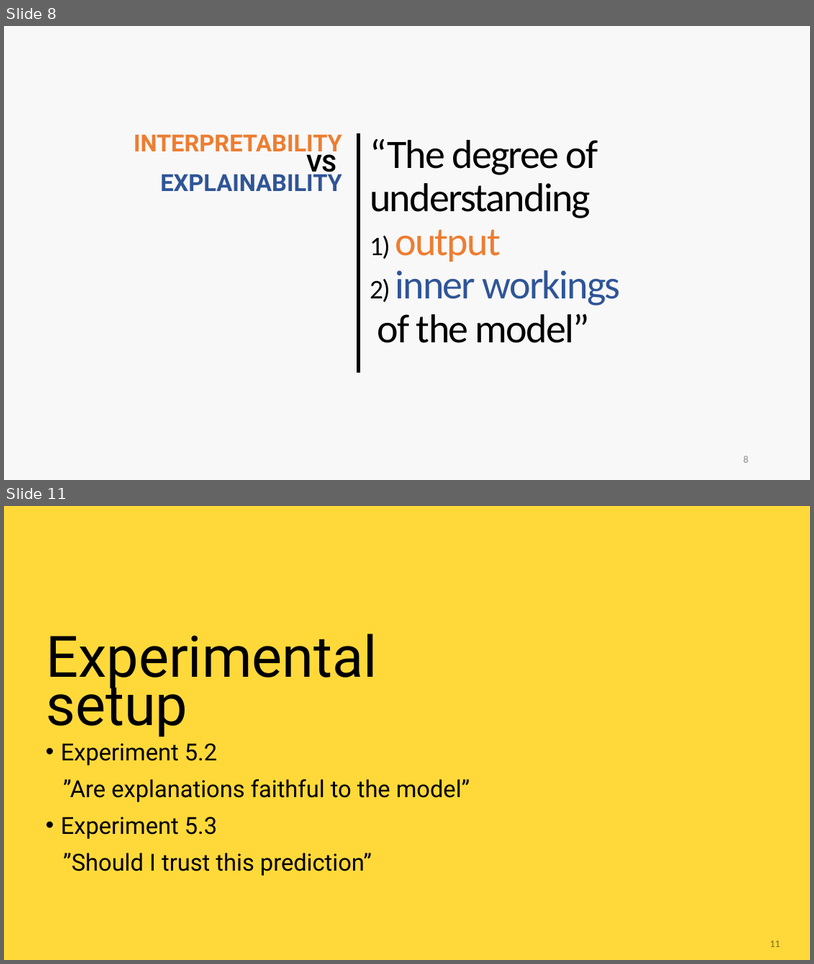
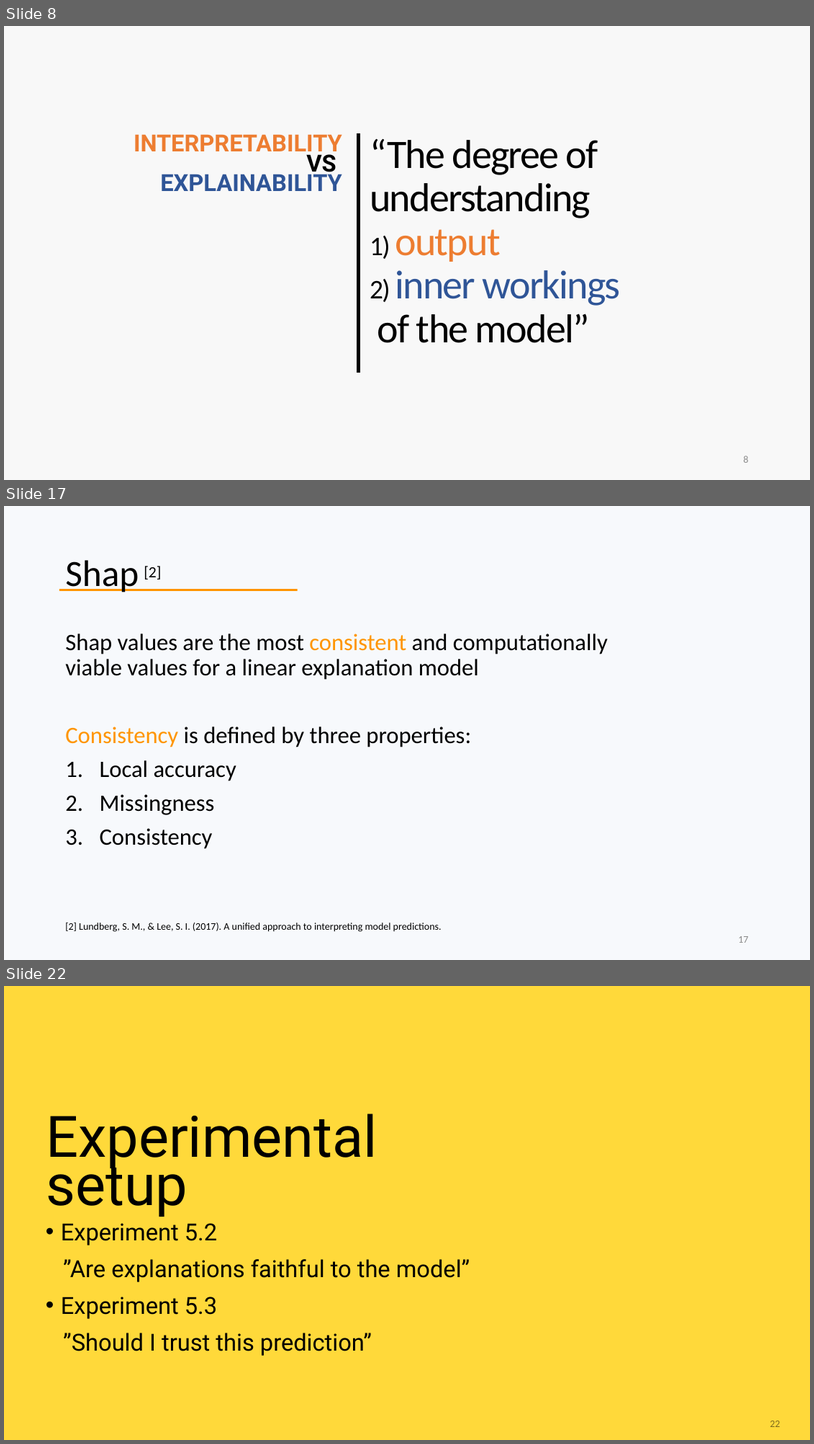
Before and after one commit to marnixm/lime_experiments, a slide deck: _Presentation/Thesis Marnix Maas (2020) - An assessment of black box model explainers.pptx. Shown one above the other, each under a label of ours: slides 8 and 11 before the commit, slides 8, 17 and 22 after it; the slides between them are not shown. The pictures are 814x964 and 814x1444 pixels, drawn with LibreOffice and Linux fonts; fonts in the diff are those of the drawing; background and template pictures are left out. Boxes give left, top, right and bottom in pixels: in the first picture for what was removed or moved away, otherwise in the second. Text is boxed around its words. In the diff, an @@ line names an element or a change of style, - is before the commit and + after.

```diff
--- a/_Presentation/Thesis Marnix Maas (2020) - An assessment of black box model explainers.pptx
+++ b/_Presentation/Thesis Marnix Maas (2020) - An assessment of black box model explainers.pptx
@@ slide 17 added at (4, 506, 810, 960), background #DAE3F3 at 20% opacity @@
@@ title added at (65, 560, 161, 592), 44 pt, text #000000 @@
+Shap [2]
@@ rectangle added at (59, 589, 298, 591), fill #FF9500 @@
@@ text added at (65, 633, 608, 849), 28 pt, text #000000 @@
+Shap values are the most consistent and computationally viable values for a linear explanation model
+Consistency is defined by three properties:
+1. Local accuracy
+2. Missingness
+3. Consistency
@@ text added at (65, 922, 442, 932), 12 pt, text #000000 @@
+[2] Lundberg, S. M., & Lee, S. I. (2017). A unified approach to interpreting model predictions.
@@ page number added at (738, 936, 748, 942), 12 pt, text #8C8C8C @@
+17
@@ what was slide 11 is now slide 22 @@
@@ page number at (770, 1420, 780, 1427): text changed @@
-11
+22
```
Also in this commit, not shown: 7 slides changed, 31 other slides added, 2 slides removed, 6 other files.
